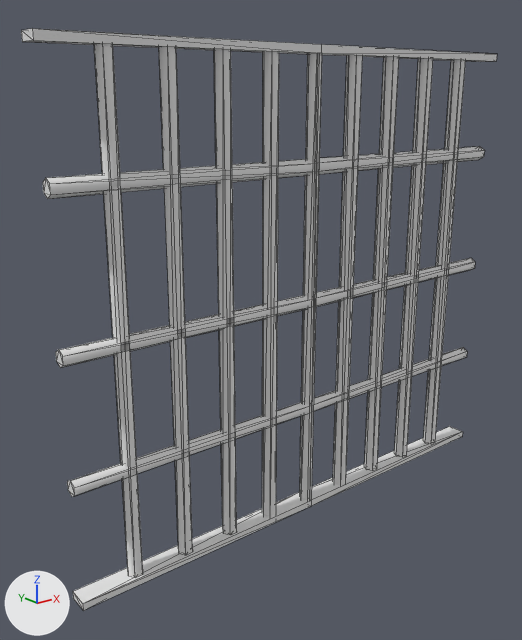
An edit to the FBX model BUTLERGUILLOTINE_UnityProject/Assets/Meshes/Levelart/Prison/Bars.fbx, drawn before and after from the same camera.
The view is the same before and after, from a 50 mm lens placed at (-4.88, -5.25, 4.29), pointed at (-0.47, 0.26, 2.08). The lights are fixed; the arrows at lower left show +X, +Y and +Z. Mesh edges are drawn as thin lines. Where no turn or scale is listed for an object, it has been applied to the vertices.

Before the edit, the objects in view are built like this:
```python
me_mesh = bpy.data.meshes.new('Mesh')
me_mesh.from_pydata(...)  # 190 vertices, 324 faces; spans x -2.73..2.71, y -0.09..0.12, z -0.07..4.73
ob_bar = bpy.data.objects.new('Bar', me_mesh)
ob_bar.location = (-0.04, 0.0, -0.01)
```
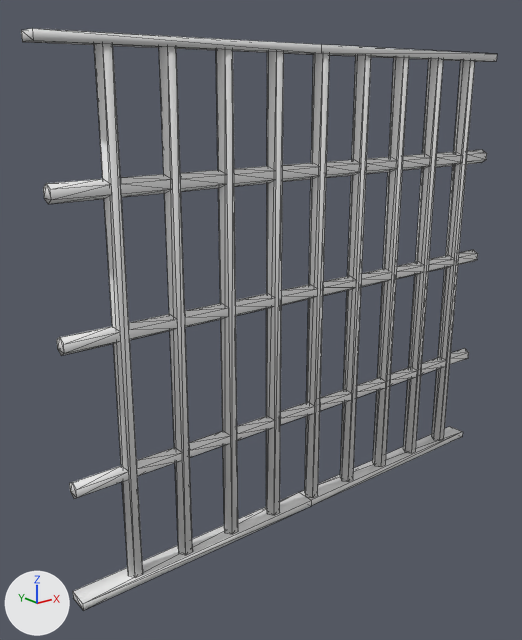
Commit message: Updated prison bars

Boxes (x1, y1, x2, y2) around the edits, measured in the pictures (522 x 640 px; the box of a moved part takes in the faces that stretch with it):
part 1 of me_mesh, moved or reshaped: before (214, 49, 237, 535); after (216, 49, 238, 534)
part 2 of me_mesh, added: after (266, 51, 284, 515)
part 3 of me_mesh, added: after (305, 54, 330, 498)
part 4 of me_mesh, added: after (340, 55, 371, 482)
part 5 of me_mesh, added: after (403, 59, 443, 453)
part 6 of me_mesh, added: after (432, 60, 475, 440)
part 7 of me_mesh, built on: before (43, 146, 485, 199); after (43, 150, 487, 204)
part 8 of me_mesh, built on: before (56, 258, 475, 368); after (57, 250, 478, 356)
part 9 of me_mesh, built on: before (67, 347, 467, 497); after (69, 348, 469, 498)
part 10 of me_mesh, cut back: before (262, 51, 466, 517); after (373, 57, 409, 467)

What changed in the scene script:
```text
Change me_mesh:
    used by ob_bar; location = (-0.04, 0.0, -0.01)
    remove me_mesh.from_pydata(...)  # 190 vertices, 324 faces; spans x -2.73..2.71, y -0.09..0.12, z -0.07..4.73
    add me_mesh.from_pydata(...)  # 492 vertices, 604 faces; spans x -2.73..2.73, y -0.09..0.12, z -0.06..4.73
    me_mesh part 1: the loose piece of 12 vertices spanning x -1.13..-0.98, y -0.07..0.07, z 0.01..4.66 is moved by (0.02, 0.0, 0.0)
    me_mesh part 2: a new loose piece, a 6-sided cylinder along z spanning x -0.56..-0.4, y -0.07..0.07, z 0.01..4.66
    me_mesh part 3: a new loose piece, a 6-sided cylinder along z spanning x 0.0..0.16, y -0.07..0.07, z 0.01..4.66
    me_mesh part 4: a new loose piece, a 6-sided cylinder along z spanning x 0.56..0.72, y -0.07..0.07, z 0.01..4.66
    me_mesh part 5: a new loose piece, a 6-sided cylinder along z spanning x 1.67..1.83, y -0.07..0.07, z 0.01..4.66
    me_mesh part 6: a new loose piece, a 6-sided cylinder along z spanning x 2.23..2.39, y -0.07..0.07, z 0.01..4.66
    me_mesh part 7: 18 vertices removed from x -2.69..2.67, y -0.07..0.07, z 3.55..3.7; 120 vertices added at x -2.69..2.73, y -0.07..0.07, z 3.51..3.66
    me_mesh part 8: 18 vertices removed from x -2.7..2.69, y -0.07..0.07, z 2.2..2.35; 120 vertices added at x -2.69..2.73, y -0.07..0.07, z 2.3..2.46
    me_mesh part 9: 18 vertices removed from x -2.7..2.69, y -0.07..0.07, z 1.03..1.18; 120 vertices added at x -2.69..2.73, y -0.07..0.07, z 1.0..1.16
    me_mesh part 10: 10 vertices moved from x 0.97..1.08, y -0.07..0.07, z 0.01..4.66 to x 1.16..1.27, y -0.07..0.07, z 0.01..4.66; 64 vertices removed from x -0.61..2.21, y -0.07..0.07, z -0.07..4.69
```
